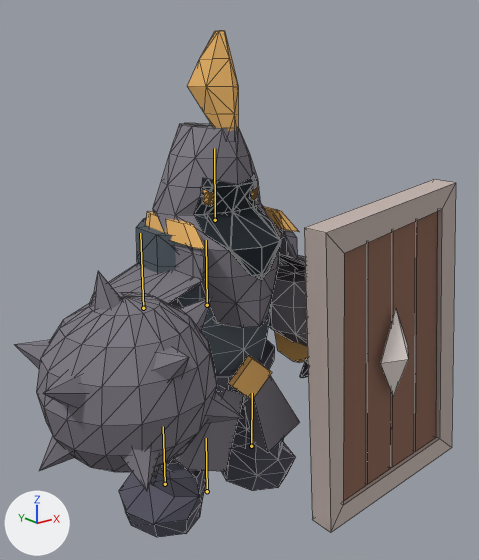
The Blender file art/enemies/guardian/production/animated/guardian.blend as it was, and as the next commit left it.
The view is the same before and after, from a 50 mm camera at (-0.991, -1.393, 1.194) aimed at (-0.016, -0.173, 0.707). Arrows for +X, +Y and +Z are at lower left; the lights stay in place. The older version comes first. Both versions are drawn at frame 20 of the action 'Idle'; the numbers are the values there. The bones that bend it are drawn over the model as lines. Mesh edges are drawn as thin lines.

Objects in the first picture: 'guardian | palette mesh'.
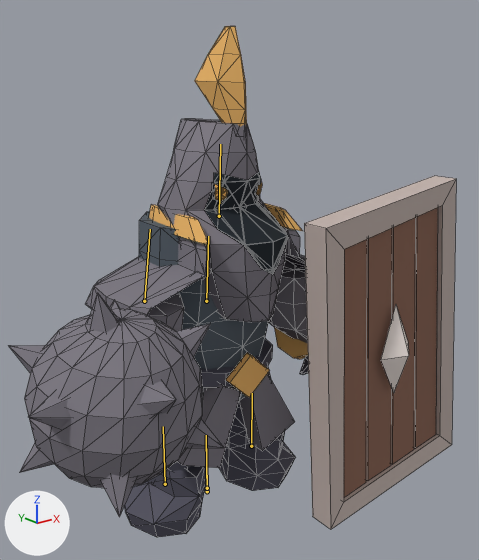
The change, as a diff of the scene's bpy script:
```diff
--- a/art/enemies/guardian/production/animated/guardian.blend.py
+++ b/art/enemies/guardian/production/animated/guardian.blend.py
@@ bone_body @@
 bone_body = bpy.data.objects['guardian rig'].pose.bones['body']  # child of 'root'
-bone_body.location = (0.0, 0.006, 0.0)
-bone_body.rotation_euler = (0.0, 0.0, 0.0)  # degrees (0, 0, 0)
+bone_body.location = (0.0, 0.018, 0.0)
+bone_body.rotation_euler = (0.0175, 0.0, -0.0349)  # degrees (1, 0, -2)
@@ bone_head @@
 bone_head = bpy.data.objects['guardian rig'].pose.bones['head']  # child of 'body'
-bone_head.rotation_euler = (0.0, 0.0, 0.0)  # degrees (0, 0, 0)
+bone_head.rotation_euler = (-0.0175, 0.14, 0.0)  # degrees (-1, 8, 0)
@@ bone_arm_l @@
 bone_arm_l = bpy.data.objects['guardian rig'].pose.bones['arm.L']  # child of 'body'
-bone_arm_l.rotation_euler = (0.0, 0.0, 0.0)  # degrees (0, 0, 0)
+bone_arm_l.rotation_euler = (0.14, -0.0524, 0.0)  # degrees (8, -3, 0)
@@ bone_shield @@
 bone_shield = bpy.data.objects['guardian rig'].pose.bones['shield']  # child of 'root'
-bone_shield.location = (0.0, 0.0, 0.0)
+bone_shield.location = (0.0, 0.011, 0.0)
```

Boxes (x1, y1, x2, y2) around the edits, measured in the pictures (479 x 560 px):
'guardian | palette mesh', posed
    before: (15, 31, 456, 537)
    after: (9, 26, 456, 537)
bone 'body', root to tip
    before: (207, 305) to (206, 240)
    after: (206, 301) to (208, 236)
bone 'head', root to tip
    before: (215, 220) to (214, 148)
    after: (219, 216) to (220, 144)
bone 'arm.L', root to tip
    before: (143, 308) to (140, 233)
    after: (144, 301) to (150, 229)
bone 'shield', root to tip
    before: (207, 491) to (206, 438)
    after: (207, 488) to (206, 435)
